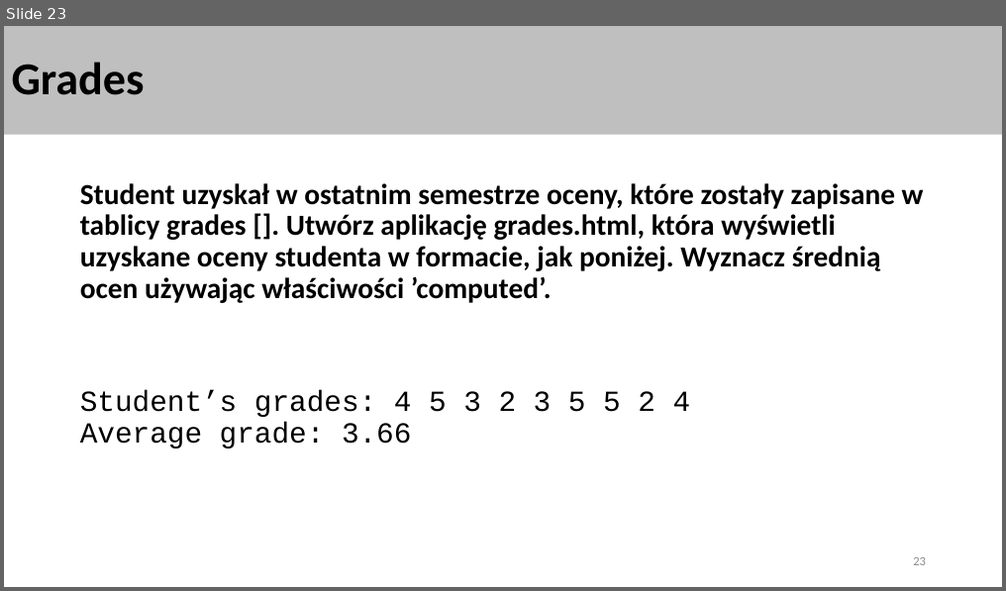
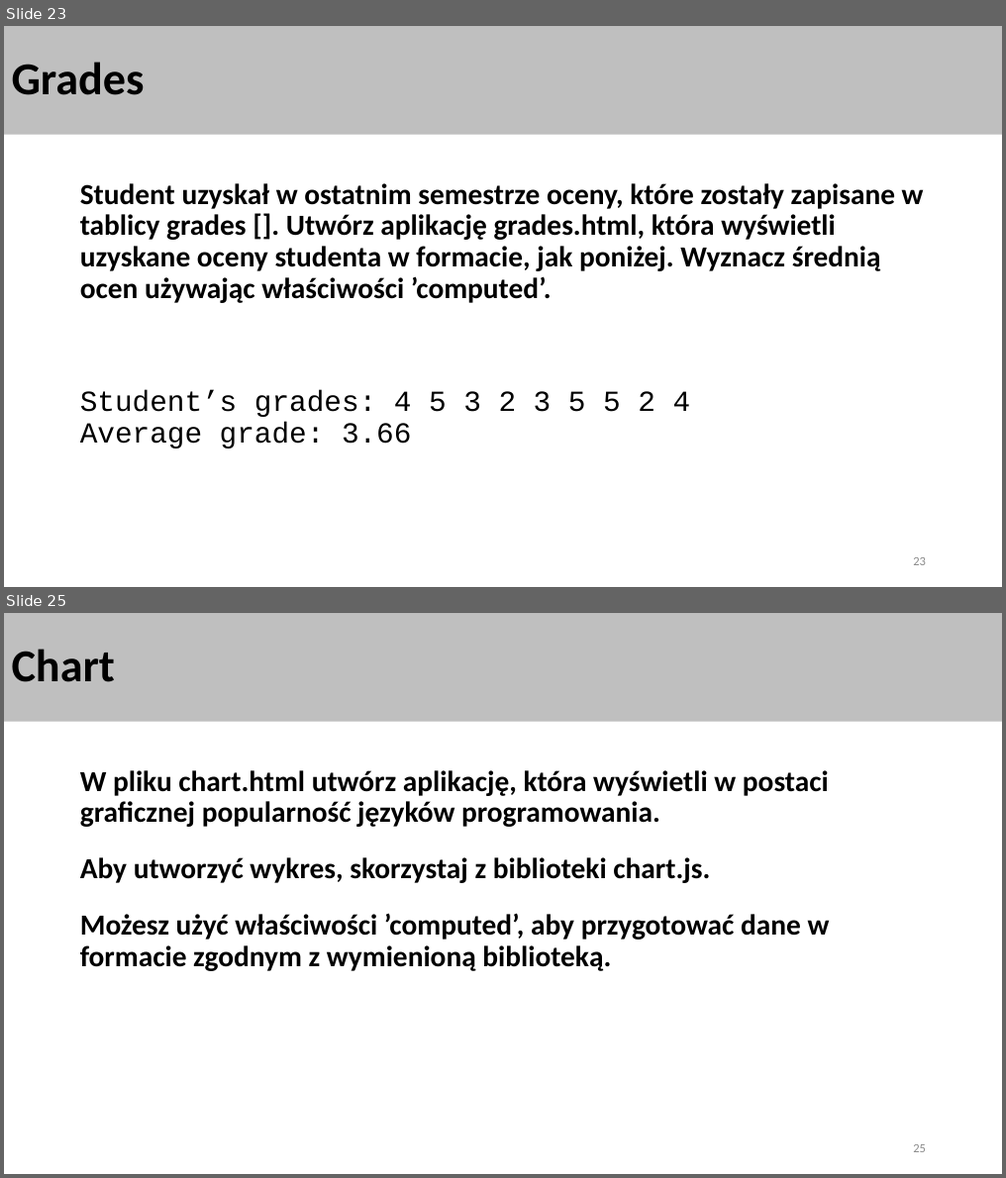
Before and after one commit to wgugulski/spa, a slide deck: 05-VueFundamentals/VueFundamentals.pptx. Shown one above the other, each under a label of ours: slide 23 before the commit, slides 23 and 25 after it; the slides between them are not shown. The pictures are 1006x591 and 1006x1178 pixels, drawn with LibreOffice and Linux fonts; fonts in the diff are those of the drawing. Boxes give left, top, right and bottom in pixels: in the first picture for what was removed or moved away, otherwise in the second. Text is boxed around its words. In the diff, an @@ line names an element or a change of style, - is before the commit and + after.

```diff
--- a/05-VueFundamentals/VueFundamentals.pptx
+++ b/05-VueFundamentals/VueFundamentals.pptx
@@ slide 25 added at [4,613,1002,1174], background #FFFFFF @@
@@ title added at [4,613,1002,722], fill #BFBFBF, 44 pt, text #000000, bold @@
+Chart
@@ text added at [80,770,830,971], 28 pt, text #000000, bold @@
+W pliku chart.html utwórz aplikację, która wyświetli w postaci graficznej popularność języków programowania.
+Aby utworzyć wykres, skorzystaj z biblioteki chart.js.
+Możesz użyć właściwości ’computed’, aby przygotować dane w formacie zgodnym z wymienioną biblioteką.
@@ page number added at [913,1145,926,1153], 12 pt, text #8C8C8C @@
+25
```
Also in this commit, not shown: 2 other slides added, 3 slides removed, 3 other files.
